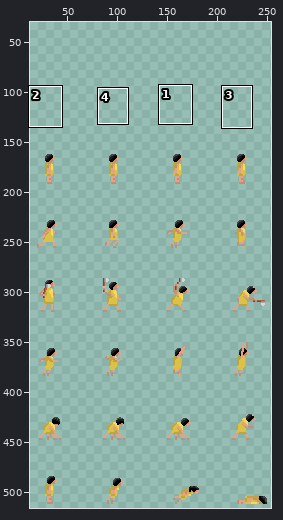
A sprite sheet gets an edit: data/guy.png. Above: a wide view before the commit, with the close-up outlined.
Close-up. Earlier state:
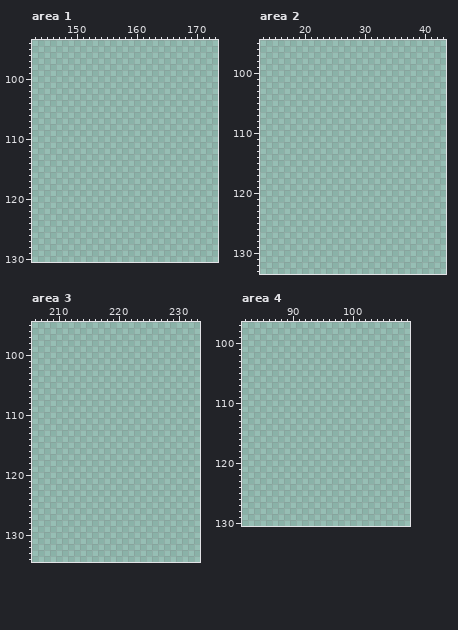
The file is 256x576 pixels. Shown: area 1: x 143..173, y 94..130; area 2: x 13..43, y 95..133; area 3: x 206..233, y 95..134; area 4: x 82..109, y 97..130. The old version is drawn lined up with the new one. The wide view leaves out empty margins. The commit also changed other parts of the picture, which this record leaves out.
Palette (. is transparent): 
Once edited:
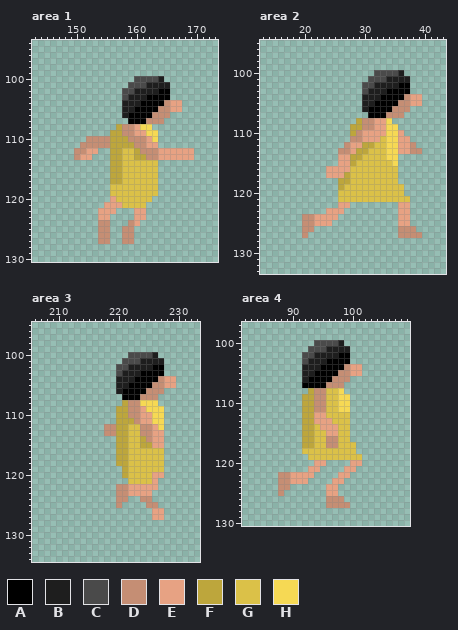
Colours new in this view: A #000000  B #1e1e1e  C #4a4a4a  D #c58e74  E #e7a283  F #bda63c  G #dbc148  H #f6d954
Diff:
whole drawing moved by +0,+128 (the old picture is shown already moved)
Changed rows in their new state; - is an unchanged pixel.
Area 1:
first column x 150:
100 ----------CCCCB-----
101 ---------CCCBBBB----
102 --------CCBBBBAA----
103 --------CBBBAAAA----
104 --------BBBAAAADEE--
105 --------BBAAAADDEE--
106 --------BAAAADDD----
107 ---------AAADDD-----
108 -------FDDEHH-------
109 ------FFDDEEHH------
110 --DDDDFFFDDDEH------
111 -DDDDDFFFFDDEE------
112 DDEE--FFGGFDDDEEEEEE
113 DEE---FFGGFFDDEEEEEE
114 ------FFGGGGGG------
115 ------FFGGGGGG------
116 ------FFGGGGGG------
117 ------FFGGGGGG------
118 ------GGGGGGGG------
119 ------GGGGGGGG------
120 ------EGGGGGG-------
121 -----EEEGGGG--------
122 ----EEE---EE--------
123 ----EE----EE--------
124 ----DD---DE---------
125 ----DD--DD----------
126 ----DD--DD----------
127 ----DD--DD----------
Area 2:
first column x 20:
100 ------------CCCCB---
101 -----------CCCBBBB--
102 ----------CCBBBBAA--
103 ----------CBBBAAAA--
104 ----------BBBAAAADEE
105 ----------BBAAAADDEE
106 ----------BAAAADDD--
107 -----------AAADDD---
108 ---------FDDEEH-----
109 --------FFDDEEHH----
110 --------FDEEEEHHE---
111 --------DDEEEGHHEE--
112 -------DEEFFGGHHEED-
113 ------DDEFFGGGHHEEDD
114 ------EEFFGGGGHH----
115 ------EEFGGGGGGH----
116 ----EEEEGGGGGGGG----
117 ----EEEFGGGGGGGG----
118 ------FFGGGGGGGG----
119 ------FGGGGGGGGGG---
120 ------GGGGGGGGGGG---
121 ------GGGGGGGGGGGG--
122 ------EE--------EE--
123 ----EEE---------EE--
124 DDEEEE----------EE--
125 DDEEE-----------EE--
126 DD--------------DDD-
127 D---------------DDDD
Area 3:
first column x 218:
100 ----CCCCB---
101 ---CCCBBBB--
102 --CCBBBBAA--
103 --CBBBAAAA--
104 --BBBAAAADEE
105 --BBAAAADDEE
106 --BAAAADDD--
107 ---AAADDD---
108 ---FDDHHH---
109 --FFDDEHHH--
110 --FFDDEEHH--
111 --FFFDEEHH--
112 DDFFGGDDEH--
113 DDFFGGDDEE--
114 --FFGGFDEE--
115 --FFGGFFEE--
116 --FFGGGGGG--
117 --FFGGGGGG--
118 --FFGGGGGG--
119 ---FGGGGGG--
120 ---FGGGGEE--
121 ----GGGGE---
122 --DDEEEEE---
123 --DDEEEE----
124 --DD--DD----
125 --D----DD---
126 --------EE--
127 --------EE--
Area 4:
first column x 88:
100 ------CCCCB---
101 -----CCCBBBB--
102 ----CCBBBBAA--
103 ----CBBBAAAA--
104 ----BBBAAAADEE
105 ----BBAAAADDEE
106 ----BAAAADDD--
107 ----AAAADDD---
108 -----FDDGGH---
109 ----FFDDGGHH--
110 ----FFDDGGHH--
111 ----FFDDGGHH--
112 ----FFEEGGGG--
113 ----FFEEEGGG--
114 ----FFGEEEGG--
115 ----FFGGEEGG--
116 ----FFGGDDGG--
117 ----FFGGDDGGG-
118 ----GGGGGGGGG-
119 -----GGGGGGGGG
120 ------EE----EE
121 -----EE----EE-
122 DDEEEE----EE--
123 DDEEE----EE---
124 DD------EE----
125 D-------EE----
126 --------DDD---
127 --------DDDD--
Boxes around the changes in both close-ups, in picture pixels (x1, y1, x2, y2):
added: (74, 76, 194, 244)
added: (302, 70, 422, 238)
added: (104, 352, 176, 520)
added: (278, 340, 362, 508)
